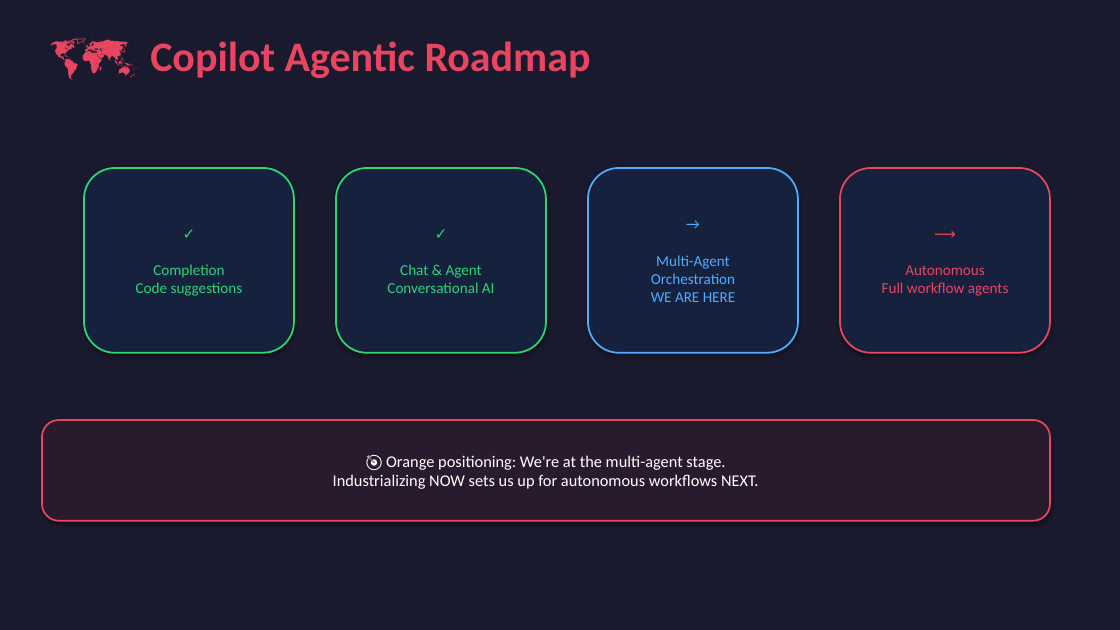
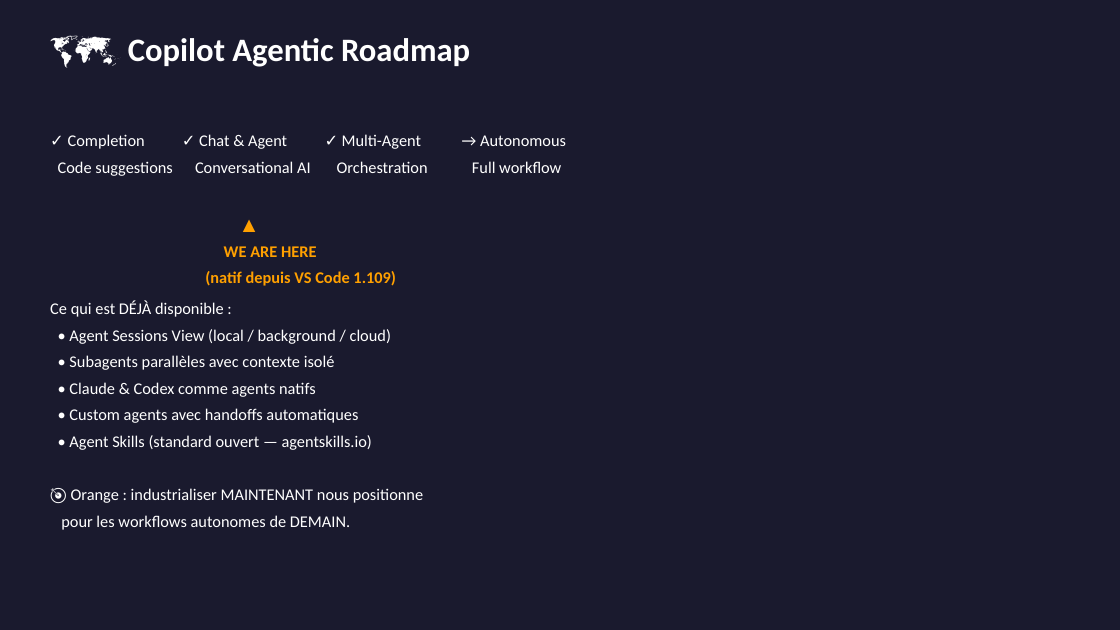
Before and after one commit to Ch0wseth/Github_Community, a slide deck: slide 19 of community-forum-2/Community-Forum-2.pptx (slide 18 before the commit). Drawn at 1120x630 pixels with LibreOffice and Linux fonts; fonts in the diff are those of the drawing. Boxes give left, top, right and bottom in pixels: in the first picture for what was removed or moved away, otherwise in the second. Text is boxed around its words. In the diff, an @@ line names an element or a change of style, - is before the commit and + after.

```diff
--- a/community-forum-2/Community-Forum-2.pptx
+++ b/community-forum-2/Community-Forum-2.pptx
@@ text "🗺️ Copilot Agentic Roadmap" at (x1=128, y1=38, x2=470, y2=67): size 36 to 28 pt, text colour #E94560 to #FFFFFF @@
@@ text "✓ Completion ✓ Chat & ..." moved from (x1=84, y1=168, x2=294, y2=353) to (x1=68, y1=134, x2=566, y2=173) @@
@@ text "✓ Completion ✓ Chat & ..." at (x1=68, y1=134, x2=566, y2=173): vertical alignment middle to top; fill #16213E to none; outline #2ED573 1.5 pt to none; shadow off @@
@@ text at (x1=68, y1=134, x2=566, y2=173): text changed; size 13 to 14 pt; text colour #2ED573 to #FFFFFF @@
-✓
-Completion
-Code suggestions
+✓ Completion ✓ Chat & Agent ✓ Multi-Agent → Autonomous
+Code suggestions Conversational AI Orchestration Full workflow
@@ rounded rectangle removed at (x1=336, y1=168, x2=546, y2=353) @@
-✓
-Chat & Agent
-Conversational AI
@@ rounded rectangle removed at (x1=588, y1=168, x2=798, y2=353) @@
-→
-Multi-Agent
-Orchestration
-WE ARE HERE
@@ rounded rectangle removed at (x1=840, y1=168, x2=1050, y2=353) @@
-⟶
-Autonomous
-Full workflow agents
@@ text added at (x1=205, y1=246, x2=396, y2=286), 14 pt, text #FFA000, bold @@
+▲
+WE ARE HERE
+(natif depuis VS Code 1.109)
@@ text added at (x1=50, y1=301, x2=423, y2=530), 14 pt, text #FFFFFF @@
+Ce qui est DÉJÀ disponible :
+• Agent Sessions View (local / background / cloud)
+• Subagents parallèles avec contexte isolé
+• Claude & Codex comme agents natifs
+• Custom agents avec handoffs automatiques
+• Agent Skills (standard ouvert — agentskills.io)
+🎯 Orange : industrialiser MAINTENANT nous positionne
+pour les workflows autonomes de DEMAIN.
@@ rounded rectangle removed at (x1=42, y1=420, x2=1050, y2=521) @@
-🎯 Orange positioning: We're at the multi-agent stage.
-Industrializing NOW sets us up for autonomous workflows NEXT.
```
Also in this commit, not shown: 2 other slides changed, 1 slide added.
